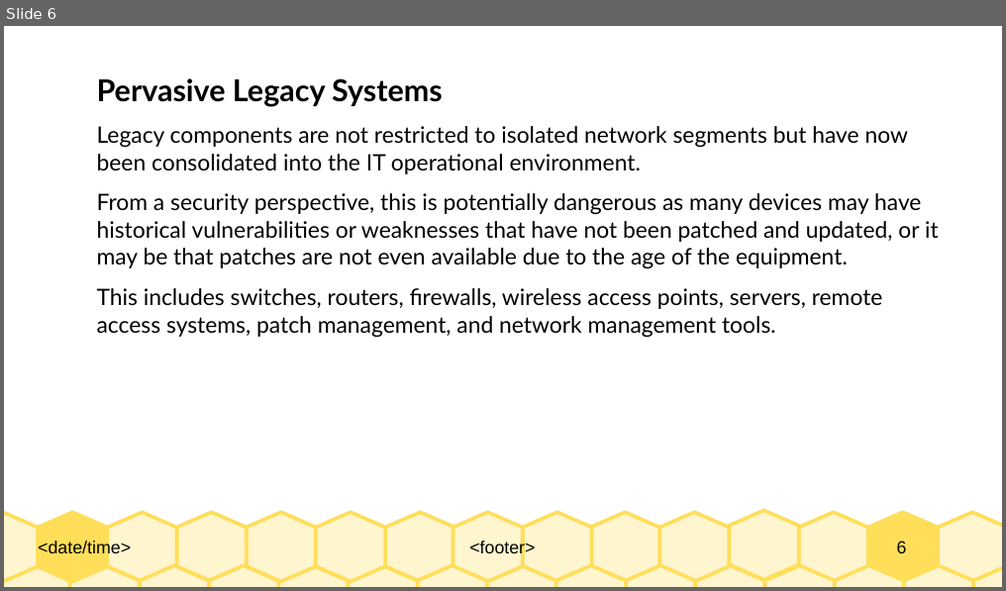
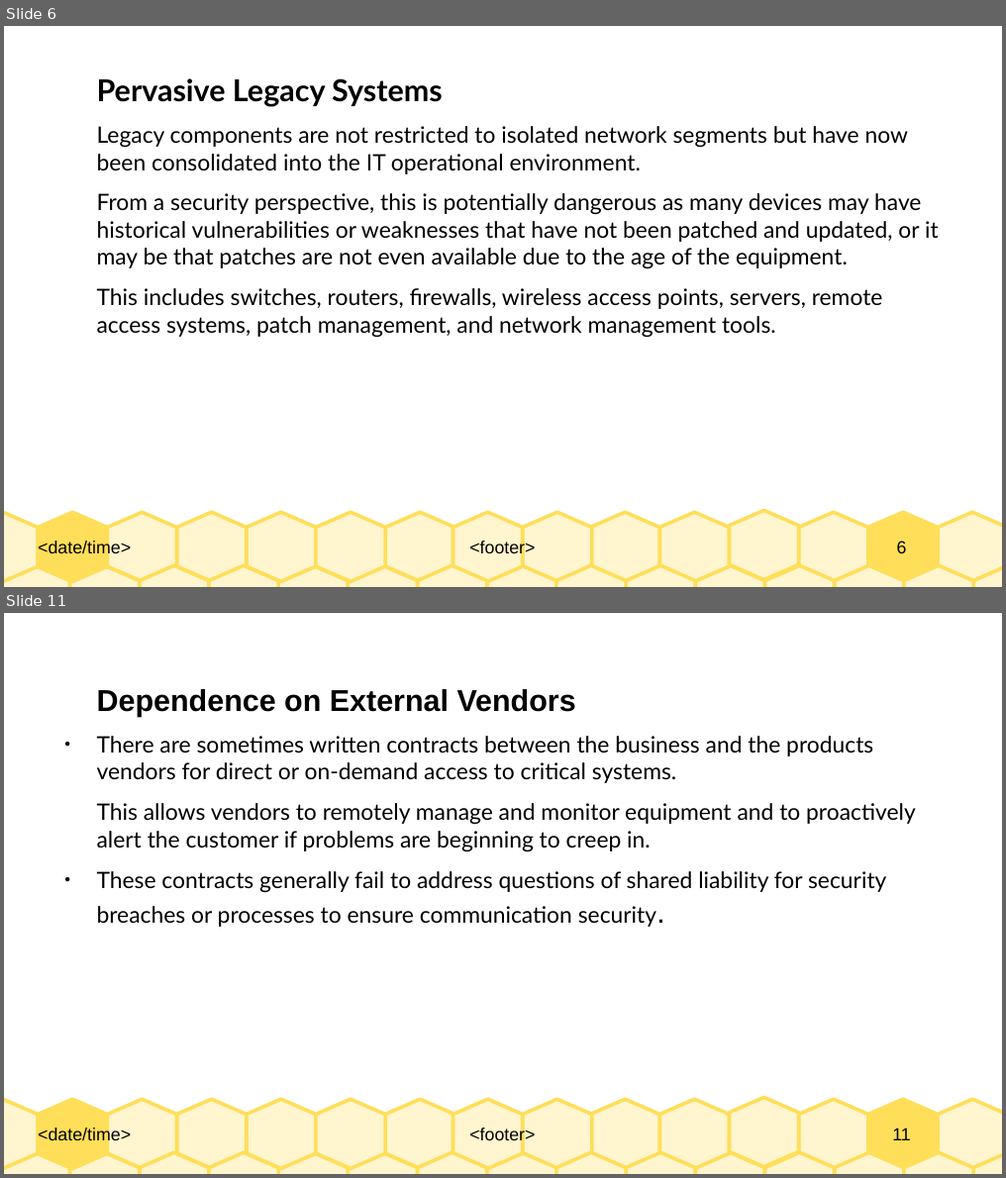
Before and after one commit to Dihfahsih1/Masters-Software-Engineering, a slide deck: yr-sem1/IoT/Chapter-8-slides.odp. Shown one above the other, each under a label of ours: slide 6 before the commit, slides 6 and 11 after it; the slides between them are not shown. The pictures are 1006x591 and 1006x1178 pixels, drawn with LibreOffice and Linux fonts; fonts in the diff are those of the drawing. Boxes give left, top, right and bottom in pixels: in the first picture for what was removed or moved away, otherwise in the second. Text is boxed around its words. In the diff, an @@ line names an element or a change of style, - is before the commit and + after.

Commit message:
Add more IoT security Slides

```diff
--- a/yr-sem1/IoT/Chapter-8-slides.odp
+++ b/yr-sem1/IoT/Chapter-8-slides.odp
@@ slide 11 added at (4, 613, 1002, 1174), background #FFFFFF; not listed: 33 template elements that a slide beside it also shows @@
@@ text added at (97, 689, 916, 927), 18 pt, text #000000 @@
+Dependence on External Vendors
+● There are sometimes written contracts between the business and the products vendors for direct or on-demand access to critical systems.
+This allows vendors to remotely manage and monitor equipment and to proactively alert the customer if problems are beginning to creep in.
+● These contracts generally fail to address questions of shared liability for security breaches or processes to ensure communication security.
```
Also in this commit, not shown: 1 slide changed, 8 other slides added.
